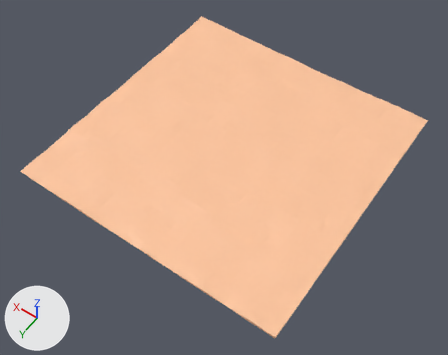
Two versions of the OBJ model assets/models/midGround/midGround.obj, one commit apart.
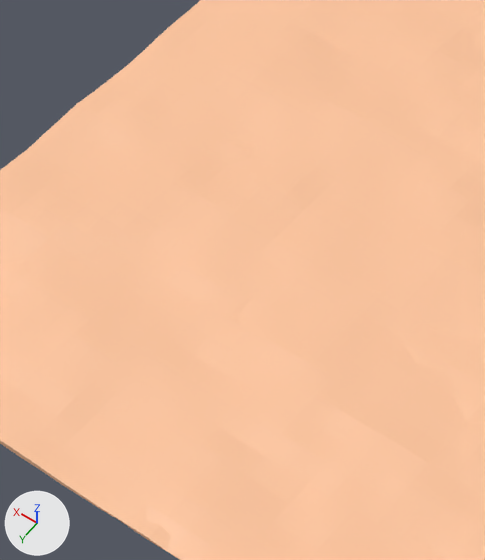
The first picture shows the older version from a 50 mm lens placed at (-28.6, 41.5, 57.4), pointed at (-1.1, 3.0, -3.1). The close-ups show both versions on the part from 17% to 52% of the width and 19% to 70% of the height of that picture; other places that the commit changed are outside them. The axes (+X, +Y, +Z) are drawn at lower left. The lights are the same throughout. Where no turn or scale is listed for an object, it has been applied to the vertices.

The older version as bpy lines, for what is in view:
```python
me_plane_001 = bpy.data.meshes.new('Plane.001')
me_plane_001.from_pydata(...)  # 2592 vertices, 2590 faces; spans x -18.0..18.0, y -18.0..18.0, z -1.0..-0.4
me_plane_001.materials.append(mat_material_004)  # beige #ffc69e
ob_plane_001 = bpy.data.objects.new('Plane.001', me_plane_001)
ob_plane_001.location = (0.0, 0.0, 0.0)
```
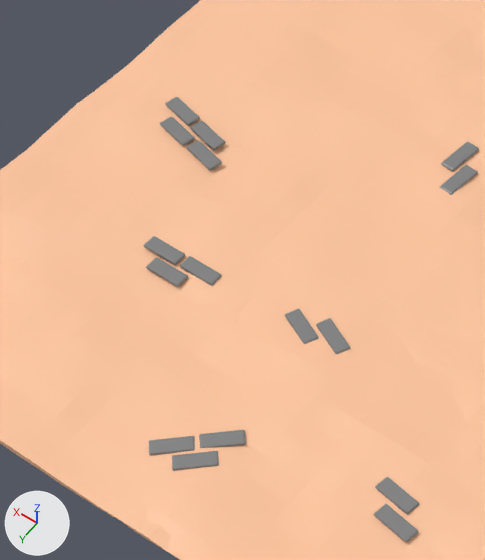
The newer file is also turned or shifted as a whole; pictures and numbers use the older file's frame.

Boxes (x1, y1, x2, y2) around the edits, measured in the close-ups (485 x 560 px):
'floor.023', added
    after: (374, 504, 419, 542)
'floor.022', added
    after: (375, 477, 419, 515)
'floor.016', added
    after: (172, 451, 219, 471)
'floor.015', added
    after: (148, 436, 195, 456)
'floor.014', added
    after: (199, 430, 246, 448)
'floor.024', added
    after: (316, 318, 350, 354)
'floor.018', added
    after: (285, 308, 319, 344)
'floor.008', added
    after: (146, 257, 188, 287)
'floor.010', added
    after: (180, 256, 222, 286)
'floor.009', added
    after: (144, 236, 186, 265)
'floor.019', added
    after: (441, 141, 479, 172)
'floor.017', added
    after: (440, 165, 478, 195)
'floor.031', added
    after: (186, 140, 222, 170)
'floor.032', added
    after: (190, 121, 226, 150)
'floor.030', added
    after: (160, 116, 195, 146)
'floor.029', added
    after: (165, 97, 200, 126)

Patch to the scene script:
```diff
--- a/assets/models/midGround/midGround.obj.py
+++ b/assets/models/midGround/midGround.obj.py
@@ ob_floor_032 @@
+ob_floor_032 = bpy.data.objects.new('floor.032', me_floor_032)  # 45 vertices, 42 faces; spans x 11.5..13.27, y 1.34..2.33, z -0.02..0.12; in mat_pierre_083 (grey #818181)
+ob_floor_032.location = (0.0, 0.0, -0.58)
@@ ob_floor_031 @@
+ob_floor_031 = bpy.data.objects.new('floor.031', me_floor_031)  # 45 vertices, 42 faces; spans x 10.9..12.67, y 2.28..3.28, z -0.02..0.12; in mat_pierre_082 (grey #818181)
+ob_floor_031.location = (0.0, 0.0, -0.58)
@@ ob_floor_030 @@
+ob_floor_030 = bpy.data.objects.new('floor.030', me_floor_030)  # 45 vertices, 42 faces; spans x 12.68..14.45, y 1.88..2.88, z -0.02..0.12; in mat_pierre_081 (grey #818181)
+ob_floor_030.location = (0.0, 0.0, -0.58)
@@ ob_floor_029 @@
+ob_floor_029 = bpy.data.objects.new('floor.029', me_floor_029)  # 45 vertices, 42 faces; spans x 13.26..15.03, y 0.87..1.87, z -0.02..0.12; in mat_pierre_080 (grey #818181)
+ob_floor_029.location = (0.0, 0.0, -0.58)
@@ ob_floor_024 @@
+ob_floor_024 = bpy.data.objects.new('floor.024', me_floor_024)  # 44 vertices, 42 faces; spans x 0.85..2.62, y 6.53..7.77, z -0.04..0.1; in mat_pierre_075 (grey #818181)
+ob_floor_024.location = (0.0, 0.0, -0.58)
@@ ob_floor_023 @@
+ob_floor_023 = bpy.data.objects.new('floor.023', me_floor_023)  # 44 vertices, 42 faces; spans x -6.06..-4.31, y 12.03..12.9, z -0.09..0.05; in mat_pierre_073 (grey #818181)
+ob_floor_023.location = (0.0, 0.0, -0.58)
@@ ob_floor_022 @@
+ob_floor_022 = bpy.data.objects.new('floor.022', me_floor_022)  # 44 vertices, 42 faces; spans x -5.4..-3.65, y 11.07..11.94, z -0.09..0.05; in mat_pierre_071 (grey #818181)
+ob_floor_022.location = (0.0, 0.0, -0.58)
@@ ob_floor_019 @@
+ob_floor_019 = bpy.data.objects.new('floor.019', me_floor_019)  # 45 vertices, 42 faces; spans x 2.85..3.64, y -4.12..-2.39, z -0.04..0.1; in mat_pierre_068 (grey #818181)
+ob_floor_019.location = (0.0, 0.0, -0.58)
@@ ob_floor_018 @@
+ob_floor_018 = bpy.data.objects.new('floor.018', me_floor_018)  # 44 vertices, 42 faces; spans x 2.11..3.88, y 6.85..8.1, z -0.04..0.1; in mat_pierre_074 (grey #818181)
+ob_floor_018.location = (0.0, 0.0, -0.58)
@@ ob_floor_017 @@
+ob_floor_017 = bpy.data.objects.new('floor.017', me_floor_017)  # 44 vertices, 42 faces; spans x 2.14..2.93, y -3.03..-1.3, z -0.04..0.1; in mat_pierre_066 (grey #818181)
+ob_floor_017.location = (0.0, 0.0, -0.58)
@@ ob_floor_016 @@
+ob_floor_016 = bpy.data.objects.new('floor.016', me_floor_016)  # 45 vertices, 42 faces; spans x 1.48..3.11, y 13.76..15.32, z -0.09..0.05; in mat_pierre_065 (grey #818181)
+ob_floor_016.location = (0.0, 0.0, -0.58)
@@ ob_floor_015 @@
+ob_floor_015 = bpy.data.objects.new('floor.015', me_floor_015)  # 46 vertices, 42 faces; spans x 2.61..4.23, y 13.74..15.31, z -0.09..0.05; in mat_pierre_064 (grey #818181)
+ob_floor_015.location = (0.0, 0.0, -0.58)
@@ ob_floor_014 @@
+ob_floor_014 = bpy.data.objects.new('floor.014', me_floor_014)  # 45 vertices, 42 faces; spans x 1.29..2.92, y 12.47..14.03, z -0.09..0.05; in mat_pierre_063 (grey #818181)
+ob_floor_014.location = (0.0, 0.0, -0.58)
@@ ob_floor_010 @@
+ob_floor_010 = bpy.data.objects.new('floor.010', me_floor_010)  # 44 vertices, 42 faces; spans x 7.1..8.79, y 7.23..7.88, z -0.09..0.05; in mat_pierre_059 (grey #818181)
+ob_floor_010.location = (0.0, 0.0, -0.58)
@@ ob_floor_009 @@
+ob_floor_009 = bpy.data.objects.new('floor.009', me_floor_009)  # 45 vertices, 42 faces; spans x 8.93..10.62, y 7.26..7.91, z -0.09..0.05; in mat_pierre_058 (grey #818181)
+ob_floor_009.location = (0.0, 0.0, -0.58)
@@ ob_floor_008 @@
+ob_floor_008 = bpy.data.objects.new('floor.008', me_floor_008)  # 44 vertices, 42 faces; spans x 8.13..9.81, y 8.04..8.69, z -0.09..0.05; in mat_pierre_057 (grey #818181)
+ob_floor_008.location = (0.0, 0.0, -0.58)
```
